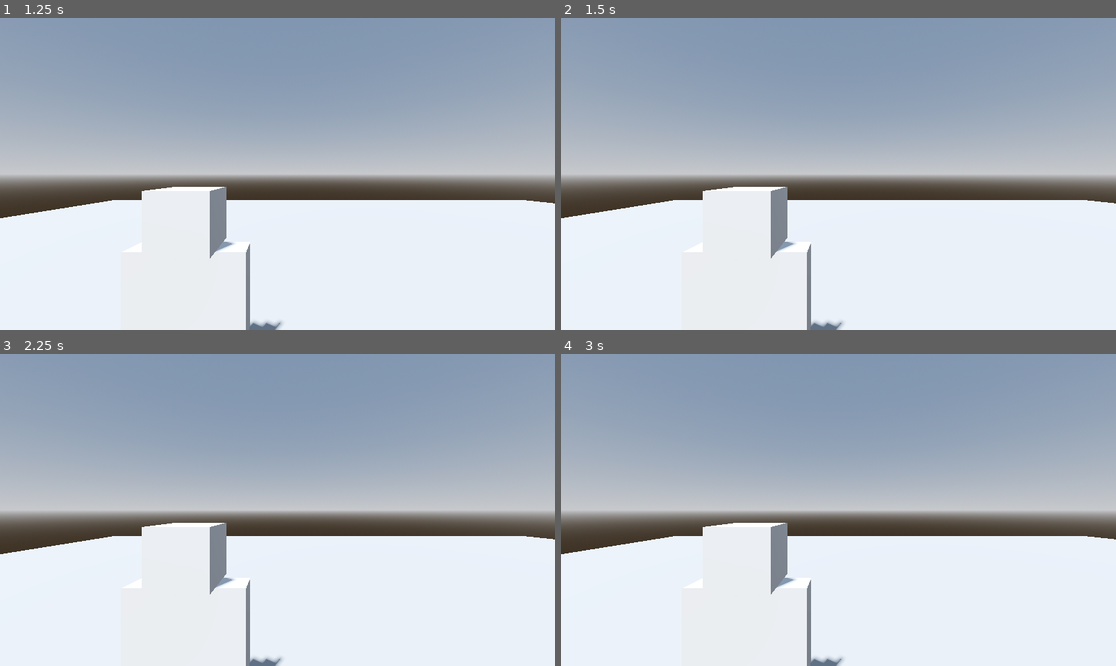
Above: before the commit, frames 1-4 (two rows, left to right).
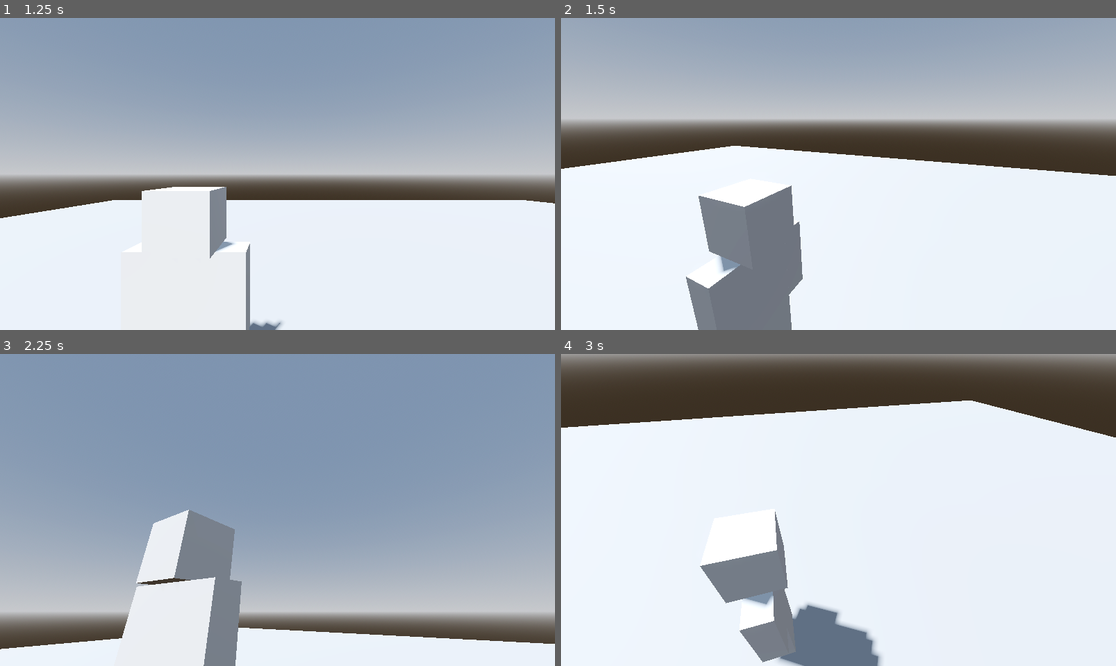
Above: after the commit, the same moments.

Repository: cheskya/ISCS3014-Project5
Game: Godot game, scene res://main.tscn
Same seed, same stepped clock (60 frames per second), same inputs: the game is played once before the commit and once after it. Before the commit the project has no main scene; this scene is started directly in both runs.
Inputs (mouse positions are in pixels of both pictures, inside the frame that each line leads up to):
- Up to frame 1 (1.25 s): tap Enter at 0.5 s; move the mouse to (399, 158) at 0.52 s; press the mouse at (399, 158) at 0.53 s
- Up to frame 2 (1.5 s): tap Space at 1.25 s; move the mouse to (727, 189) at 1.27 s; release the mouse at (727, 189) at 1.28 s; click (727, 189) at 1.35 s
- Up to frame 3 (2.25 s): tap Enter at 2 s; move the mouse to (333, 441) at 2.02 s; press the mouse at (333, 441) at 2.03 s
- Up to frame 4 (3 s): tap Space at 2.75 s; move the mouse to (810, 572) at 2.77 s; release the mouse at (810, 572) at 2.78 s; click (810, 572) at 2.85 s

Frame 1 is identical in both runs. In frame 2, 48% of the frame differs, in the area x 0-100%, y 15-100%; in frame 3, 56%; in frame 4, 64%, in the area x 0-100%, y 0-100%.

Commit message:
Setup camera

Diff:
--- a/project.godot
+++ b/project.godot
@@ -11,5 +11,14 @@
 [application]
 
 config/name="ISCS-Project5"
+run/main_scene="res://main.tscn"
 config/features=PackedStringArray("4.3", "Forward Plus")
 config/icon="res://icon.svg"
+
+[input]
+
+left_click={
+"deadzone": 0.5,
+"events": [null, Object(InputEventMouseButton,"resource_local_to_scene":false,"resource_name":"","device":-1,"window_id":0,"alt_pressed":false,"shift_pressed":false,"ctrl_pressed":false,"meta_pressed":false,"button_mask":0,"position":Vector2(0, 0),"global_position":Vector2(0, 0),"factor":1.0,"button_index":1,"canceled":false,"pressed":false,"double_click":false,"script":null)
+]
+}
--- /dev/null
+++ b/scenes/player/player.gd
@@ -0,0 +1,32 @@
+extends CharacterBody3D
+
+@export_group("Camera")
+@export_range(0.0, 1.0) var mouse_sensitivity = 0.25
+
+var _camera_input_direction = Vector2.ZERO
+
+@onready var _camera_pivot: Node3D = %CameraPivot
+
+func _input(event: InputEvent) -> void:
+	if event.is_action_pressed("left_click"):
+		Input.mouse_mode = Input.MOUSE_MODE_CAPTURED
+	if event.is_action_pressed("ui_cancel"):
+		Input.mouse_mode = Input.MOUSE_MODE_VISIBLE
+
+
+func _unhandled_input(event: InputEvent) -> void:
+	var is_camera_motion = (
+		event is InputEventMouseMotion and
+		Input.get_mouse_mode() == Input.MOUSE_MODE_CAPTURED
+	)
+
+	if is_camera_motion:
+		_camera_input_direction = event.screen_relative * mouse_sensitivity
+
+
+func _physics_process(delta: float) -> void:
+	_camera_pivot.rotation.x += _camera_input_direction.y * delta
+	_camera_pivot.rotation.x = clamp(_camera_pivot.rotation.x, -PI / 3.0, PI / 3.0)
+	_camera_pivot.rotation.y -= _camera_input_direction.x * delta
+
+	_camera_input_direction = Vector2.ZERO
--- a/scenes/player/player.tscn
+++ b/scenes/player/player.tscn
@@ -1,12 +1,14 @@
-[gd_scene load_steps=3 format=3 uid="uid://burbtobjhspw0"]
+[gd_scene load_steps=4 format=3 uid="uid://burbtobjhspw0"]
 
 [ext_resource type="PackedScene" uid="uid://ccrly1uq67yuj" path="res://addons/player/Player.glb" id="1_kk6w3"]
+[ext_resource type="Script" path="res://scenes/player/player.gd" id="2_87ker"]
 
 [sub_resource type="CapsuleShape3D" id="CapsuleShape3D_6bw2b"]
 radius = 0.3
 height = 1.8
 
 [node name="Player" instance=ExtResource("1_kk6w3")]
+script = ExtResource("2_87ker")
 
 [node name="Skeleton3D" parent="Armature" index="0"]
 bones/0/rotation = Quaternion(-0.50054, 0.49946, 0.50054, 0.49946)
@@ -38,7 +40,9 @@
 shape = SubResource("CapsuleShape3D_6bw2b")
 
 [node name="CameraPivot" type="Node3D" parent="." index="2"]
+unique_name_in_owner = true
 transform = Transform3D(1, 0, 0, 0, 1, 0, 0, 0, 1, 0, 1.4, 0)
 
 [node name="Camera3D" type="Camera3D" parent="CameraPivot" index="0"]
+unique_name_in_owner = true
 transform = Transform3D(-1, 0, -1.19209e-07, 0, 1, 0, 1.19209e-07, 0, -1, -0.6, 0.3, -1.4)
